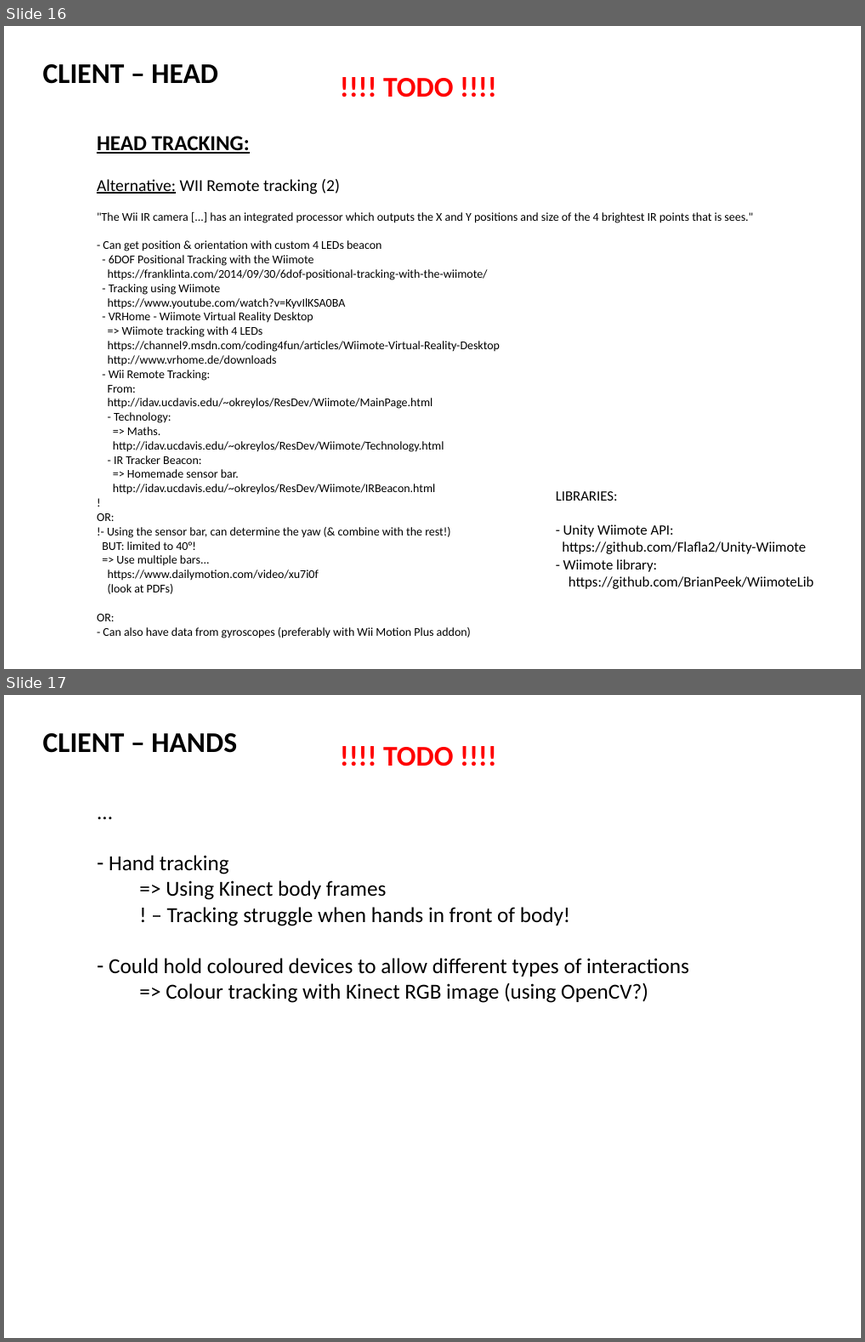
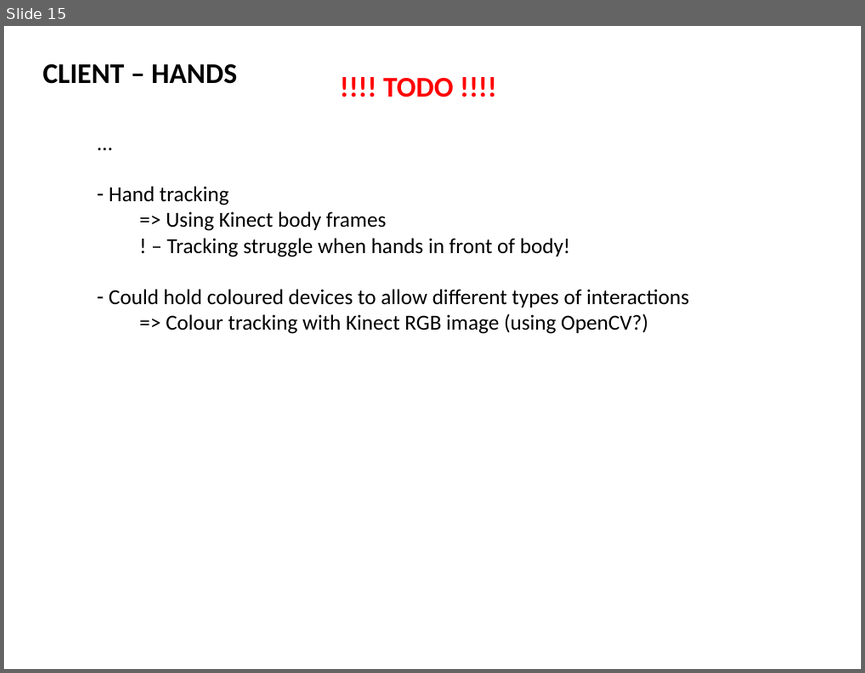
Before and after one commit to 2-REC/unity-kinect-xr, a slide deck: docs/KINECT_AR_2.pptx. Shown one above the other, each under a label of ours: slides 16 and 17 before the commit, slide 15 after it. The pictures are 865x1342 and 865x673 pixels, drawn with LibreOffice and Linux fonts; fonts in the diff are those of the drawing. Boxes give left, top, right and bottom in pixels: in the first picture for what was removed or moved away, otherwise in the second. Text is boxed around its words. In the diff, an @@ line names an element or a change of style, - is before the commit and + after.

```diff
--- a/docs/KINECT_AR_2.pptx
+++ b/docs/KINECT_AR_2.pptx
@@ slide 16 removed at (4, 26, 861, 669), background #FFFFFF @@
@@ text removed at (43, 64, 218, 84) @@
-CLIENT – HEAD
@@ text removed at (383, 78, 453, 97) @@
-!!!! TODO !!!!
@@ text removed at (97, 136, 753, 638) @@
-HEAD TRACKING:
-Alternative: WII Remote tracking (2)
-"The Wii IR camera [...] has an integrated processor which outputs the X and Y positions and size of the 4 brightest IR points that is sees."
-- Can get position & orientation with custom 4 LEDs beacon
-- 6DOF Positional Tracking with the Wiimote
-https://franklinta.com/2014/09/30/6dof-positional-tracking-with-the-wiimote/
-- Tracking using Wiimote
-https://www.youtube.com/watch?v=KyvIlKSA0BA
-- VRHome - Wiimote Virtual Reality Desktop
-=> Wiimote tracking with 4 LEDs
-https://channel9.msdn.com/coding4fun/articles/Wiimote-Virtual-Reality-Desktop
-http://www.vrhome.de/downloads
-- Wii Remote Tracking:
-From:
-http://idav.ucdavis.edu/~okreylos/ResDev/Wiimote/MainPage.html
-- Technology:
-=> Maths.
-http://idav.ucdavis.edu/~okreylos/ResDev/Wiimote/Technology.html
-- IR Tracker Beacon:
-=> Homemade sensor bar.
-http://idav.ucdavis.edu/~okreylos/ResDev/Wiimote/IRBeacon.html
-!
-OR:
-!- Using the sensor bar, can determine the yaw (& combine with the rest!)
-BUT: limited to 40°!
-=> Use multiple bars...
-https://www.dailymotion.com/video/xu7i0f
-(look at PDFs)
-OR:
-- Can also have data from gyroscopes (preferably with Wii Motion Plus addon)
@@ text removed at (556, 491, 814, 589) @@
-LIBRARIES:
-- Unity Wiimote API:
-https://github.com/Flafla2/Unity-Wiimote
-- Wiimote library:
-https://github.com/BrianPeek/WiimoteLib
@@ what was slide 17 is now slide 15 @@
```
Also in this commit, not shown: 2 slides changed, 1 other slide removed.
